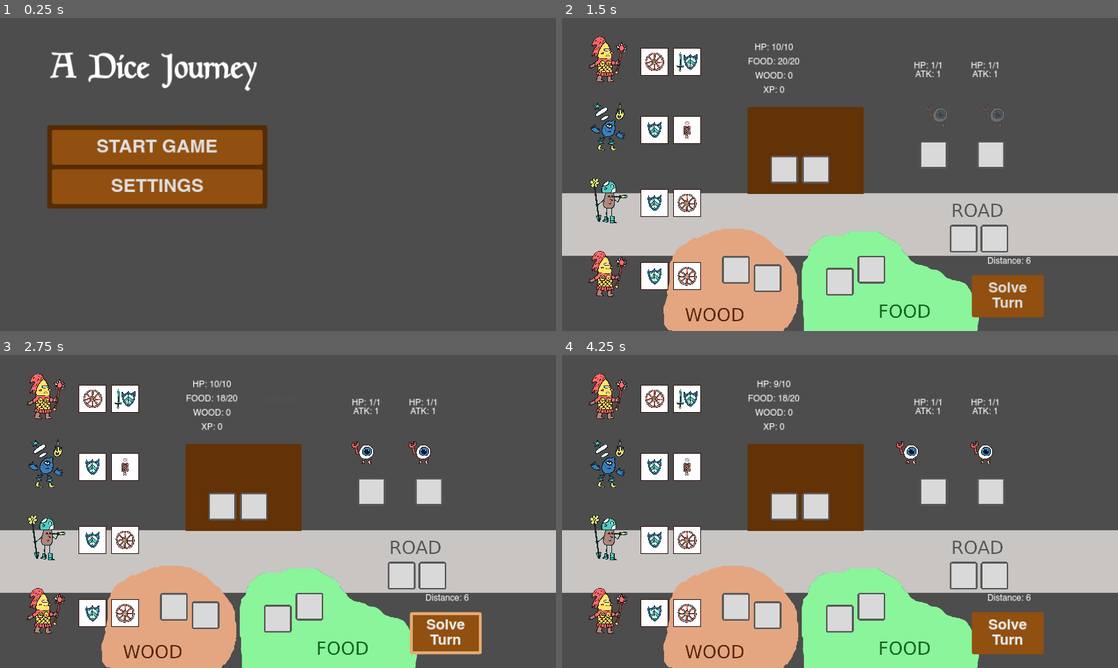
Above: before the commit, frames 1-4 (two rows, left to right).
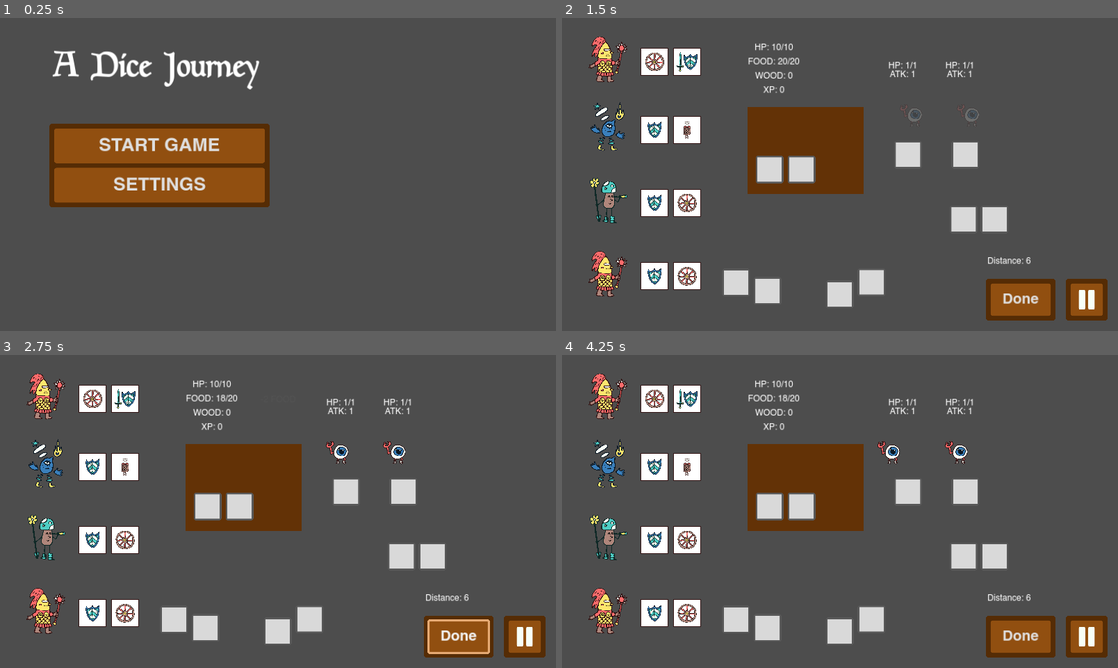
Above: after the commit, the same moments.

Repository: Sugo98/godot-77
Game: Godot game, scene res://game_logic/game_manager.tscn
Two runs of this game, one before a commit and one after it. Both use one fixed random seed, a clock stepped at 60 frames per second and the inputs below.
Inputs (mouse positions are in pixels of both pictures, inside the frame that each line leads up to):
- Up to frame 1 (0.25 s): no input
- Up to frame 2 (1.5 s): click "SETTINGS" at 0.5 s; click "START GAME" at 1.25 s
- Up to frame 3 (2.75 s): click "Solve Turn" (after the commit: "Done") at 2 s
- Up to frame 4 (4.25 s): click (1084, 636) at 2.77 s; click (723, 483) at 3.5 s, where only the run after the commit has a clickable "RESUME"

The runs differ from the first frame. In frame 1, 4.3% of the frame differs, in the area x 8-49%, y 10-61%; in frame 2, 34%; in frame 3, 35%; in frame 4, 35%, in the area x 0-100%, y 8-100%.

Commit message:
pause in game

Diff:
--- a/assets/localization/dictionary.csv
+++ b/assets/localization/dictionary.csv
@@ -2,6 +2,8 @@
 START_GAME,START GAME,AVVIA PARTITA
 SETTINGS_UPP,SETTINGS,IMPOSTAZIONI
 SETTINGS_LOW,Settings,Impostazioni
+RESUME_GAME,RESUME,RIPRENDI
+QUIT_GAME,QUIT,ABBANDONA
 LANGUAGE_LABEL,LANGUAGE,LINGUA
 GAME_SETTINGS,Game Settings,Impostazioni di gioco
 ANIMATION_SPEED,"Animation
@@ -15,15 +17,14 @@
 CLOSE,Close,Chiudi
 RESET,Reset,Ripristina
 DISTANCE,Distance,Distanza
-SOLVE_TURN,"Solve
-Turn","Risolvi
-Turno"
+SOLVE_TURN,Done,Fatto
 LANGUAGE_SETTINGS,Language Selection,Seleziona Lingua
 LANGUAGE,Language,Lingua
 ENGLISH,English,English
 ITALIAN,Italiano,Italiano
 MASTER,Master,Principale
 SFX,SFX,Effetti
+PAUSE_BUTTON,Pause,
 FOOD ,Food,Cibo
 WOOD ,Wood,Legno
 BALANCE,Balance,Bilancio
--- a/assets/theme/basic_theme.tres
+++ b/assets/theme/basic_theme.tres
@@ -15,6 +15,11 @@
 
 [sub_resource type="StyleBoxFlat" id="StyleBoxFlat_h1fci"]
 bg_color = Color(0.57, 0.307895, 0.0627, 1)
+border_width_left = 8
+border_width_top = 8
+border_width_right = 8
+border_width_bottom = 8
+border_color = Color(0.568627, 0.309804, 0.0627451, 1)
 corner_radius_top_left = 8
 corner_radius_top_right = 8
 corner_radius_bottom_right = 8
@@ -22,15 +27,19 @@
 
 [sub_resource type="StyleBoxFlat" id="StyleBoxFlat_xmjy1"]
 bg_color = Color(0.333333, 0.172549, 0.0196078, 1)
-border_width_left = 10
-border_width_top = 10
-border_width_right = 10
-border_width_bottom = 10
+border_width_left = 8
+border_width_top = 8
+border_width_right = 8
+border_width_bottom = 8
 border_color = Color(0.898039, 0.666667, 0.45098, 1)
 corner_radius_top_left = 8
 corner_radius_top_right = 8
 corner_radius_bottom_right = 8
 corner_radius_bottom_left = 8
+expand_margin_left = 4.0
+expand_margin_top = 4.0
+expand_margin_right = 4.0
+expand_margin_bottom = 4.0
 
 [sub_resource type="StyleBoxFlat" id="StyleBoxFlat_63304"]
 content_margin_left = 4.0
--- a/assets/theme/button_basic_stylebox.tres
+++ b/assets/theme/button_basic_stylebox.tres
@@ -2,12 +2,16 @@
 
 [resource]
 bg_color = Color(0.57, 0.307895, 0.0627, 1)
-border_width_left = 10
-border_width_top = 10
-border_width_right = 10
-border_width_bottom = 10
+border_width_left = 8
+border_width_top = 8
+border_width_right = 8
+border_width_bottom = 8
 border_color = Color(0.9, 0.6675, 0.45, 1)
 corner_radius_top_left = 8
 corner_radius_top_right = 8
 corner_radius_bottom_right = 8
 corner_radius_bottom_left = 8
+expand_margin_left = 4.0
+expand_margin_top = 4.0
+expand_margin_right = 4.0
+expand_margin_bottom = 4.0
--- a/game_logic/basic_level.tscn
+++ b/game_logic/basic_level.tscn
@@ -5,16 +5,24 @@
 [ext_resource type="Script" path="res://dice_logic/dice_slot.gd" id="2_ghtwx"]
 [ext_resource type="Theme" uid="uid://ypak5t8xrvk8" path="res://assets/theme/slot_dice.tres" id="3_nj3nf"]
 
-[node name="BasicLevel" type="Node"]
+[node name="BasicLevel" type="Control"]
+layout_mode = 3
+anchors_preset = 15
+anchor_right = 1.0
+anchor_bottom = 1.0
+grow_horizontal = 2
+grow_vertical = 2
+mouse_filter = 2
 script = ExtResource("1_n52b6")
 enemy_scene = ExtResource("2_beh15")
+metadata/_edit_use_anchors_ = true
 
 [node name="Background" type="Sprite2D" parent="."]
 z_index = -10
 centered = false
 
 [node name="EnemyZone" type="Control" parent="."]
-layout_mode = 3
+layout_mode = 1
 anchors_preset = 15
 anchor_right = 1.0
 anchor_bottom = 1.0
@@ -31,8 +39,9 @@
 anchors_preset = 15
 anchor_right = 1.0
 anchor_bottom = 1.0
+offset_left = -88.0
 offset_top = -10.0
-offset_right = 51.0
+offset_right = -37.0
 grow_horizontal = 2
 grow_vertical = 2
 mouse_filter = 2
@@ -86,6 +95,7 @@
 type = 1
 
 [node name="EnemyPivots" type="Node2D" parent="EnemyZone"]
+position = Vector2(-88, 0)
 
 [node name="Pivot1" type="Marker2D" parent="EnemyZone/EnemyPivots"]
 position = Vector2(91, 229)
@@ -100,14 +110,14 @@
 position = Vector2(668, 229)
 
 [node name="WoodSlots" type="Control" parent="."]
-layout_mode = 3
+layout_mode = 1
 anchors_preset = 15
 anchor_right = 1.0
 anchor_bottom = 1.0
 offset_left = 490.0
-offset_top = 763.0
+offset_top = 807.0
 offset_right = -1149.0
-offset_bottom = -98.0
+offset_bottom = -54.0
 grow_horizontal = 2
 grow_vertical = 2
 mouse_filter = 2
@@ -135,14 +145,14 @@
 type = 3
 
 [node name="FoodSlots" type="Control" parent="."]
-layout_mode = 3
+layout_mode = 1
 anchors_preset = 15
 anchor_right = 1.0
 anchor_bottom = 1.0
 offset_left = 838.0
-offset_top = 755.0
+offset_top = 799.0
 offset_right = -782.0
-offset_bottom = -94.0
+offset_bottom = -50.0
 grow_horizontal = 2
 grow_vertical = 2
 mouse_filter = 2
@@ -170,7 +180,7 @@
 type = 2
 
 [node name="RoadSlots" type="Control" parent="."]
-layout_mode = 3
+layout_mode = 1
 anchors_preset = 15
 anchor_right = 1.0
 anchor_bottom = 1.0
@@ -186,9 +196,9 @@
 custom_minimum_size = Vector2(96, 96)
 layout_mode = 0
 offset_left = 71.0
-offset_top = 142.0
+offset_top = 75.0
 offset_right = 167.0
-offset_bottom = 238.0
+offset_bottom = 171.0
 theme = ExtResource("3_nj3nf")
 script = ExtResource("2_ghtwx")
 type = 5
@@ -197,9 +207,9 @@
 custom_minimum_size = Vector2(96, 96)
 layout_mode = 0
 offset_left = 178.0
-offset_top = 142.0
+offset_top = 75.0
 offset_right = 274.0
-offset_bottom = 238.0
+offset_bottom = 171.0
 theme = ExtResource("3_nj3nf")
 script = ExtResource("2_ghtwx")
 type = 5
@@ -208,21 +218,21 @@
 custom_minimum_size = Vector2(96, 96)
 layout_mode = 0
 offset_left = 289.0
-offset_top = 142.0
+offset_top = 75.0
 offset_right = 385.0
-offset_bottom = 238.0
+offset_bottom = 171.0
 theme = ExtResource("3_nj3nf")
 script = ExtResource("2_ghtwx")
 type = 5
 
 [node name="CaravanSlots" type="Control" parent="."]
-layout_mode = 3
-anchors_preset = 15
-anchor_right = 1.0
-anchor_bottom = 1.0
-offset_left = 625.0
+layout_mode = 1
+anchors_preset = 15
+anchor_right = 1.0
+anchor_bottom = 1.0
+offset_left = 575.0
 offset_top = 373.0
-offset_right = -946.0
+offset_right = -996.0
 offset_bottom = -431.0
 grow_horizontal = 2
 grow_vertical = 2
@@ -250,19 +260,26 @@
 script = ExtResource("2_ghtwx")
 type = 4
 
-[node name="SolveTurn" type="Button" parent="."]
-offset_left = 1415.0
-offset_top = 887.0
-offset_right = 1664.0
-offset_bottom = 1033.0
+[node name="AnimationTimer" type="Timer" parent="."]
+
+[node name="PanelContainer" type="PanelContainer" parent="."]
+custom_minimum_size = Vector2(0, 144)
+layout_mode = 0
+offset_left = 1464.0
+offset_top = 900.0
+offset_right = 1704.0
+offset_bottom = 1044.0
+
+[node name="SolveTurn" type="Button" parent="PanelContainer"]
+layout_mode = 2
 theme_override_font_sizes/font_size = 50
 text = "SOLVE_TURN"
-
-[node name="AnimationTimer" type="Timer" parent="."]
+clip_text = true
 
 [node name="Blocker" type="Control" parent="."]
 visible = false
-layout_mode = 3
+z_index = 5
+layout_mode = 1
 anchors_preset = 15
 anchor_right = 1.0
 anchor_bottom = 1.0
@@ -270,6 +287,7 @@
 grow_vertical = 2
 
 [node name="RoadLabel" type="Label" parent="."]
+layout_mode = 0
 offset_left = 1469.0
 offset_top = 823.0
 offset_right = 1628.0
@@ -280,4 +298,4 @@
 [node name="BackGroundMusic" type="AudioStreamPlayer" parent="."]
 bus = &"Music"
 
-[connection signal="pressed" from="SolveTurn" to="." method="solve_turn"]
+[connection signal="pressed" from="PanelContainer/SolveTurn" to="." method="solve_turn"]
--- a/game_logic/basic_level_logic.gd
+++ b/game_logic/basic_level_logic.gd
@@ -58,7 +58,7 @@
 
 func show_slots():
 	for slot : DiceSlot in wood_slots:
-		if slot.get_index() < data.wood_slots:
+		if 1 - slot.get_index() < data.wood_slots:
 			slot.show()
 			if data.mod_wood : slot.theme_type_variation = "Plus_1"
 		else:
@@ -205,7 +205,6 @@
 			decrase_road(x)
 
 		face.hide()
-		print("Face Hide")
 		await wait_time(t)
 
 func decrase_road(x):
@@ -217,10 +216,7 @@
 	game_manager.go_to_next_level()
 
 func reset_turn():
-	print(danger_multiplier)
 	danger_multiplier = move_toward(danger_multiplier, data.danger_multiplier_max, data.danger_multiplier_step)
-
-	print(danger_multiplier)
 	heroes_manager.reset_turn()
 	for slot in enemy_slots:
 		if not active_enemies.has(slot):
@@ -285,12 +281,9 @@
 		freeze = false
 		return
 	danger += int( (data.base_danger + randi_range(0, data.random_danger) ) * danger_multiplier )
-	print(danger)
 	if danger >= danger_threshold:
 		while danger > 0:
 			spawn_random_enemy()
-		print(danger)
-		print("brekpoint")
 
 func wait_time(t):
 	animation_timer.set_wait_time(t)
--- a/game_logic/game_manager.gd
+++ b/game_logic/game_manager.gd
@@ -6,8 +6,8 @@
 @export var heroes_manager_scene : PackedScene
 @export var main_canvas : CanvasLayer
 
-@export var journey : Journey
-
+@export var journey_data : Journey
+var journey_stops : Array[Resource]
 
 var actual_stop : Node
 var heroes_manager : HeroesManager
@@ -23,32 +23,33 @@
 func _ready() -> void:
 	Utils.main_canvas = main_canvas
 	check_warnings()
-	heroes_manager = heroes_manager_scene.instantiate()
 	main_menu = main_menu_scene.instantiate()
-	load_menu()
+	main_menu.game_manager = self
+	main_canvas.add_child(main_menu)
 
 # Called every frame. 'delta' is the elapsed time since the previous frame.
 func _process(_delta: float) -> void:
 	pass
 
 func load_menu() -> void:
-	main_menu.game_manager = self
-	main_canvas.add_child(main_menu)
+	main_menu.prepare_main_menu()
 
-func start_game() -> void:
-	main_canvas.remove_child(main_menu)
+func start_new_game() -> void:
+	heroes_manager = heroes_manager_scene.instantiate()
 	main_canvas.add_child(heroes_manager)
+	main_canvas.move_child(heroes_manager,0)
+	journey_stops = journey_data.stops.duplicate()
 	go_to_next_level()
 
 func go_to_next_level():
 	if actual_stop:
 		actual_stop.queue_free()
-	var next_stop = journey.stops.front()
+	var next_stop = journey_stops.front()
 	if next_stop is LevelData:
 		load_level(next_stop)
 	if next_stop is MerchantData:
 		load_merchant(next_stop)
-	journey.stops.pop_front()
+	journey_stops.pop_front()
 
 func load_level(data : LevelData) -> void:
 	var level : LevelLogic = level_scene.instantiate()
@@ -57,6 +58,7 @@
 	level.game_manager = self
 	actual_stop = level
 	main_canvas.add_child(level)
+	main_canvas.move_child(level, 1)
 	heroes_manager.prepare_for_level()
 
 func load_merchant(data : MerchantData) -> void:
@@ -68,3 +70,9 @@
 	main_canvas.add_child(merchant)
 	main_canvas.move_child(heroes_manager,-1)
 	heroes_manager.prepare_for_merchant()
+
+func quit_game():
+	actual_stop.queue_free()
+	actual_stop = null
+	heroes_manager.queue_free()
+	load_menu()
--- a/game_logic/game_manager.tscn
+++ b/game_logic/game_manager.tscn
@@ -14,6 +14,6 @@
 merchant_scene = ExtResource("4_x8sid")
 heroes_manager_scene = ExtResource("4_jdtd5")
 main_canvas = NodePath("MainCanvas")
-journey = ExtResource("6_72ei4")
+journey_data = ExtResource("6_72ei4")
 
 [node name="MainCanvas" type="CanvasLayer" parent="."]
--- a/game_logic/main_menu.gd
+++ b/game_logic/main_menu.gd
@@ -2,10 +2,14 @@
 
 var game_manager : GameManager
 
+@export var title : Label
 @export var game_menu: PanelContainer
 @export var settings_menu: PanelContainer
+@export var pause_menu : PanelContainer
+@export var pause_button : PanelContainer
 @export var music_stream_player: AudioStreamPlayer
 @export var sfx_stream_player : AudioStreamPlayer
+@export var blocker : ColorRect
 
 @onready var animation_buttons = {
 	"slow" : %SlowAnimation,
@@ -17,13 +21,16 @@
 var music_bus
 var sfx_bus
 
+@export var pause_icon : Array[Texture2D]
+var pause : bool
 
 # Called when the node enters the scene tree for the first time.
 func _ready() -> void:
+	set_process_mode(PROCESS_MODE_ALWAYS)
 	master_bus = AudioServer.get_bus_index("Master")
 	music_bus = AudioServer.get_bus_index("Music")
 	sfx_bus = AudioServer.get_bus_index("SFX")
-	prepare_menu()
+	prepare_main_menu()
 	_on_slow_animation_pressed()
 	default_volume()
 
@@ -32,17 +39,39 @@
 	%MusicSlider.value = 1
 	%SFXSlider.value = 1
 
-func prepare_menu() :
+func prepare_main_menu() :
+	pause = false
+	get_tree().set_pause(pause)
+	title.show()
+	game_menu.show()
 	settings_menu.hide()
+	pause_menu.hide()
+	pause_button.hide()
+	blocker.hide()
 	music_stream_player.play()
 
+func prepare_for_game():
+	pause = false
+	get_tree().set_pause(pause)
+	game_menu.hide()
+	settings_menu.hide()
+	pause_menu.hide()
+	pause_button.show()
+	%PauseButton.icon = pause_icon[ int(pause) ]
+	title.hide()
+
 func _on_start_game_pressed() -> void:
-	game_manager.start_game()
+	game_manager.start_new_game()
+	prepare_for_game()
 	music_stream_player.stop()
 
 
 func open_settings() -> void:
+	if settings_menu.visible :
+		_on_close_pressed()
+		return
 	settings_menu.show()
+	pause_button.hide()
 	%MasterSlider.value = db_to_linear(AudioServer.get_bus_volume_db(master_bus))
 	%MusicSlider.value = db_to_linear(AudioServer.get_bus_volume_db(music_bus))
 	%SFXSlider.value = db_to_linear(AudioServer.get_bus_volume_db(sfx_bus))
@@ -68,6 +97,7 @@
 
 func _on_close_pressed() -> void:
 	settings_menu.hide()
+	if pause: pause_button.show()
 
 
 func _on_reset_pressed() -> void:
@@ -102,3 +132,19 @@
 
 func _on_sfx_pressed() -> void:
 	sfx_stream_player.play()
+
+
+func _on_pause_button_pressed() -> void:
+	pause = not pause
+	get_tree().set_pause(pause)
+	%PauseButton.icon = pause_icon[ int(pause) ]
+	blocker.set_visible(pause)
+	pause_menu.set_visible(pause)
+
+
+func _on_resume_game_pressed() -> void:
+	_on_pause_button_pressed()
+
+
+func _on_quit_game_pressed() -> void:
+	game_manager.quit_game()
--- a/game_logic/main_menu.tscn
+++ b/game_logic/main_menu.tscn
@@ -1,26 +1,41 @@
-[gd_scene load_steps=5 format=3 uid="uid://c5mfo6eaopvch"]
+[gd_scene load_steps=7 format=3 uid="uid://c5mfo6eaopvch"]
 
 [ext_resource type="Script" path="res://game_logic/main_menu.gd" id="1_m3nt4"]
 [ext_resource type="Theme" uid="uid://bionh2bhlri40" path="res://assets/theme/basic_theme.tres" id="2_dlwf6"]
 [ext_resource type="AudioStream" uid="uid://bs3v4l4ecfx3r" path="res://assets/music/Town_-_Castle_Gates.ogg" id="2_sp5x1"]
+[ext_resource type="Texture2D" uid="uid://cbnogbts0wqhf" path="res://assets/theme/Play.png" id="3_76h3j"]
 [ext_resource type="AudioStream" uid="uid://cmvpunesy6b3t" path="res://assets/sound fx/hitHurt.wav" id="3_wk7ht"]
-
-[node name="MainMenu" type="Control" node_paths=PackedStringArray("game_menu", "settings_menu", "music_stream_player", "sfx_stream_player")]
+[ext_resource type="Texture2D" uid="uid://bu4lgl2lvjrin" path="res://assets/theme/Pause.png" id="5_xggq4"]
+
+[node name="MainMenu" type="Control" node_paths=PackedStringArray("title", "game_menu", "settings_menu", "pause_menu", "pause_button", "music_stream_player", "sfx_stream_player", "blocker")]
+z_index = 10
 layout_mode = 3
 anchors_preset = 15
 anchor_right = 1.0
 anchor_bottom = 1.0
-offset_left = -8.0
-offset_top = 5.0
-offset_right = -8.0
-offset_bottom = 5.0
 grow_horizontal = 2
 grow_vertical = 2
+mouse_filter = 2
 script = ExtResource("1_m3nt4")
+title = NodePath("Title")
 game_menu = NodePath("GameMenu")
 settings_menu = NodePath("SettingMenu")
+pause_menu = NodePath("PauseMenu")
+pause_button = NodePath("PauseButton")
 music_stream_player = NodePath("Music")
 sfx_stream_player = NodePath("SFX")
+blocker = NodePath("Blocker")
+pause_icon = Array[Texture2D]([ExtResource("5_xggq4"), ExtResource("3_76h3j")])
+
+[node name="Blocker" type="ColorRect" parent="."]
+visible = false
+layout_mode = 1
+anchors_preset = 15
+anchor_right = 1.0
+anchor_bottom = 1.0
+grow_horizontal = 2
+grow_vertical = 2
+color = Color(0, 0, 0, 0.752941)
 
 [node name="Title" type="Label" parent="."]
 layout_mode = 0
@@ -57,6 +72,38 @@
 theme_type_variation = &"MainMenuButton"
 text = "SETTINGS_UPP"
 
+[node name="PauseMenu" type="PanelContainer" parent="."]
+layout_mode = 0
+offset_left = 171.0
+offset_top = 365.0
+offset_right = 931.0
+offset_bottom = 653.0
+theme = ExtResource("2_dlwf6")
+
+[node name="Game Menu" type="VBoxContainer" parent="PauseMenu"]
+layout_mode = 2
+
+[node name="ResumeGame" type="Button" parent="PauseMenu/Game Menu"]
+custom_minimum_size = Vector2(0, 120)
+layout_mode = 2
+theme = ExtResource("2_dlwf6")
+theme_type_variation = &"MainMenuButton"
+text = "RESUME_GAME"
+
+[node name="Option" type="Button" parent="PauseMenu/Game Menu"]
+custom_minimum_size = Vector2(0, 120)
+layout_mode = 2
+theme = ExtResource("2_dlwf6")
+theme_type_variation = &"MainMenuButton"
+text = "SETTINGS_UPP"
+
+[node name="QuitGame" type="Button" parent="PauseMenu/Game Menu"]
+custom_minimum_size = Vector2(0, 120)
+layout_mode = 2
+theme = ExtResource("2_dlwf6")
+theme_type_variation = &"MainMenuButton"
+text = "QUIT_GAME"
+
 [node name="SettingMenu" type="PanelContainer" parent="."]
 layout_mode = 0
 offset_left = 997.0
@@ -294,8 +341,33 @@
 stream = ExtResource("3_wk7ht")
 bus = &"SFX"
 
+[node name="PauseButton" type="PanelContainer" parent="."]
+custom_minimum_size = Vector2(144, 144)
+layout_mode = 1
+anchors_preset = 3
+anchor_left = 1.0
+anchor_top = 1.0
+anchor_right = 1.0
+anchor_bottom = 1.0
+offset_left = -180.0
+offset_top = -180.0
+offset_right = -36.0
+offset_bottom = -36.0
+grow_horizontal = 0
+grow_vertical = 0
+
+[node name="PauseButton" type="Button" parent="PauseButton"]
+unique_name_in_owner = true
+layout_mode = 2
+icon = ExtResource("5_xggq4")
+icon_alignment = 1
+expand_icon = true
+
 [connection signal="pressed" from="GameMenu/Game Menu/StartGame" to="." method="_on_start_game_pressed"]
 [connection signal="pressed" from="GameMenu/Game Menu/Option" to="." method="open_settings"]
+[connection signal="pressed" from="PauseMenu/Game Menu/ResumeGame" to="." method="_on_resume_game_pressed"]
+[connection signal="pressed" from="PauseMenu/Game Menu/Option" to="." method="open_settings"]
+[connection signal="pressed" from="PauseMenu/Game Menu/QuitGame" to="." method="_on_quit_game_pressed"]
 [connection signal="pressed" from="SettingMenu/Settings Menu/GameSettings/GameSetting/HBoxContainer/PanelContainer/SlowAnimation" to="." method="_on_slow_animation_pressed"]
 [connection signal="pressed" from="SettingMenu/Settings Menu/GameSettings/GameSetting/HBoxContainer/PanelContainer/MediumAnimation" to="." method="_on_medium_animation_pressed"]
 [connection signal="pressed" from="SettingMenu/Settings Menu/GameSettings/GameSetting/HBoxContainer/PanelContainer/FastAnimation" to="." method="_on_fast_animation_pressed"]
@@ -307,3 +379,4 @@
 [connection signal="pressed" from="SettingMenu/Settings Menu/Language/VBoxContainer/HBoxContainer/HBoxContainer/Settings Menu_LanguageSection#IT_lan" to="." method="_on_it_lan_pressed"]
 [connection signal="pressed" from="SettingMenu/Settings Menu/CloseButtons/HBoxContainer/Close" to="." method="_on_close_pressed"]
 [connection signal="pressed" from="SettingMenu/Settings Menu/CloseButtons/HBoxContainer/Reset" to="." method="_on_reset_pressed"]
+[connection signal="pressed" from="PauseButton/PauseButton" to="." method="_on_pause_button_pressed"]
--- a/resources/levels/plain1.tres
+++ b/resources/levels/plain1.tres
@@ -1,7 +1,6 @@
-[gd_resource type="Resource" script_class="LevelData" load_steps=7 format=3 uid="uid://g46vae27pvqv"]
+[gd_resource type="Resource" script_class="LevelData" load_steps=6 format=3 uid="uid://g46vae27pvqv"]
 
 [ext_resource type="Script" path="res://resources/enemies/enemies_data.gd" id="1_8wblf"]
-[ext_resource type="Texture2D" uid="uid://cugtgmme47bro" path="res://assets/background/DEBUG_BG.png" id="1_t4ks5"]
 [ext_resource type="Resource" uid="uid://l1ku40fmuggn" path="res://resources/enemies/demonoculus.tres" id="2_on5ee"]
 [ext_resource type="Resource" uid="uid://dvgh36dfckm3n" path="res://resources/enemies/pbm1.tres" id="3_kbwjx"]
 [ext_resource type="Script" path="res://resources/levels/level_data.gd" id="4_vjvg1"]
@@ -11,7 +10,6 @@
 script = ExtResource("4_vjvg1")
 name = "Plain 1"
 description = ""
-back_ground_texture = ExtResource("1_t4ks5")
 length_of_the_road = 6
 boss_level = false
 enemy = Array[ExtResource("1_8wblf")]([ExtResource("2_on5ee"), ExtResource("3_kbwjx")])
Binary file changed: assets/localization/dictionary.en.translation
Binary file changed: assets/localization/dictionary.it.translation
Binary file added: assets/theme/Pause.png
Not shown, added: assets/theme/Pause.png.import
Binary file added: assets/theme/Play.png
Not shown, added: assets/theme/Play.png.import
Not shown, added: assets/localization/.~lock.dictionary.csv#
